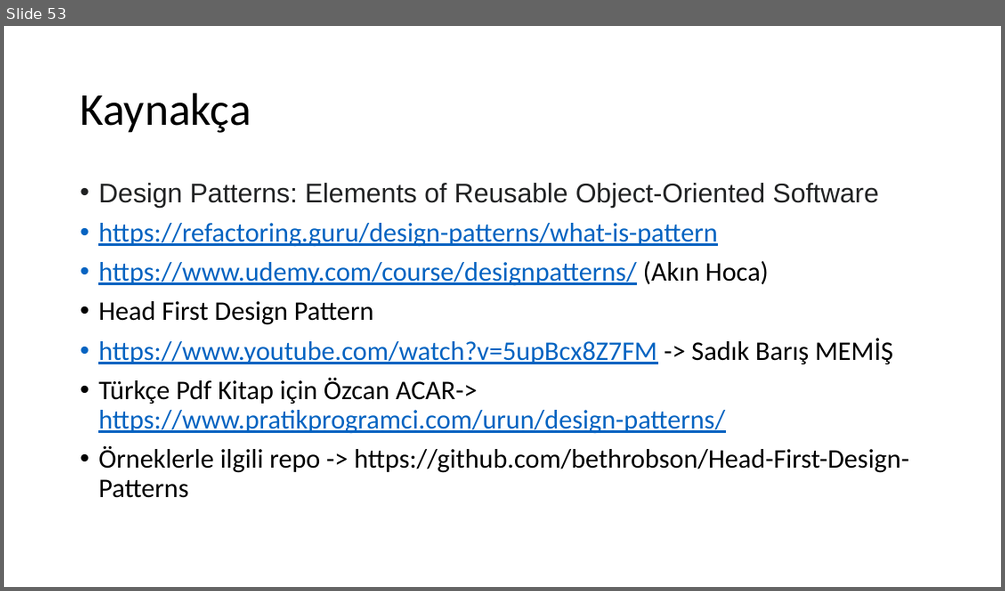
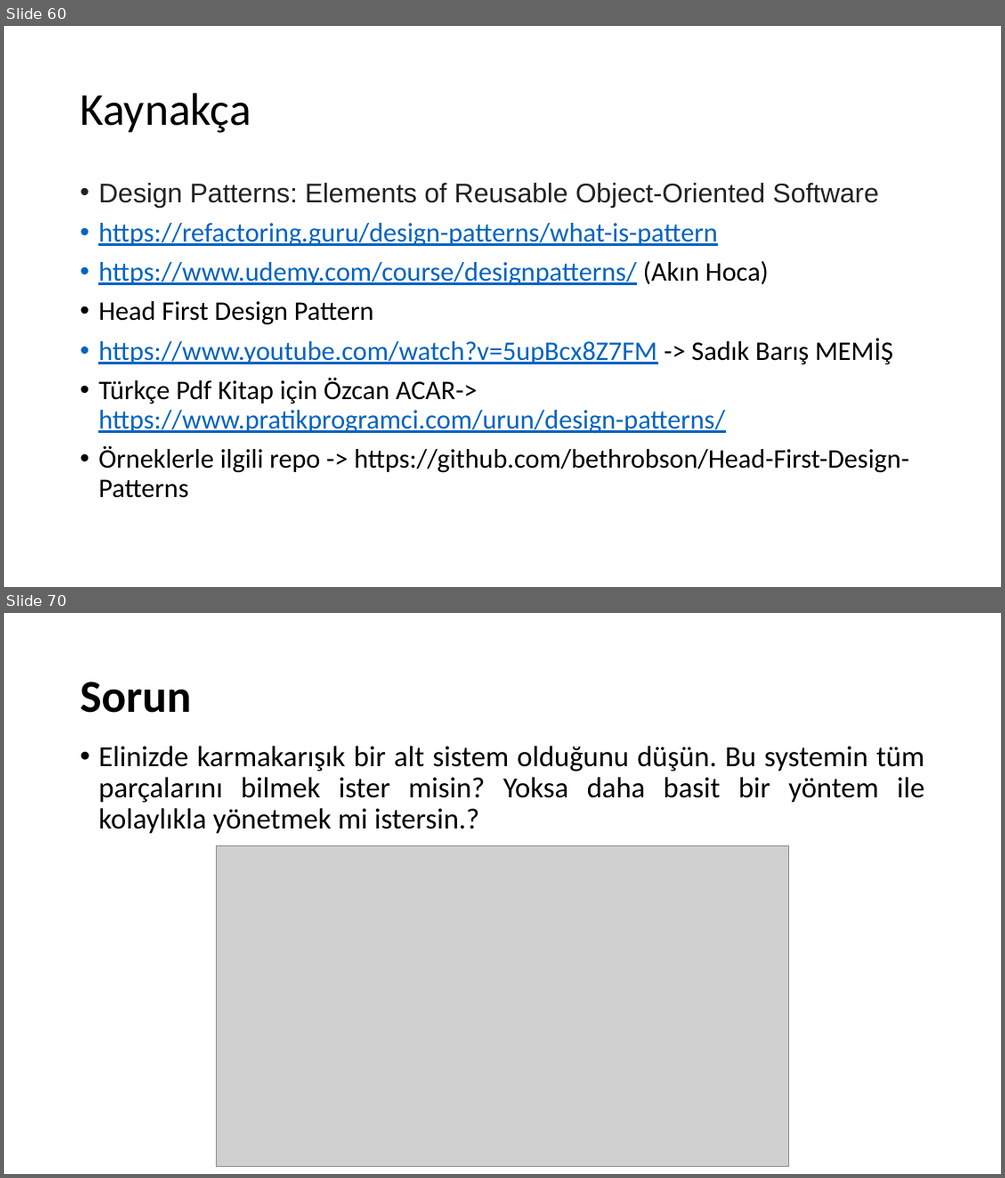
Before and after one commit to umiitkose/DesignPattern-Umiitkose, a slide deck: Tasarımdesenleri.pptx. Shown one above the other, each under a label of ours: slide 53 before the commit, slides 60 and 70 after it; the slides between them are not shown. The pictures are 1005x591 and 1005x1178 pixels, drawn with LibreOffice and Linux fonts; fonts in the diff are those of the drawing; grey boxes stand for pictures. Boxes give left, top, right and bottom in pixels: in the first picture for what was removed or moved away, otherwise in the second. Text is boxed around its words. In the diff, an @@ line names an element or a change of style, - is before the commit and + after.

```diff
--- a/Tasarımdesenleri.pptx
+++ b/Tasarımdesenleri.pptx
@@ slide 70 added at <box>4,613,1001,1174</box>, background #FFFFFF @@
@@ title added at <box>80,682,191,713</box>, 44 pt, text #000000, bold @@
+Sorun
@@ text added at <box>98,746,924,834</box>, 28 pt, text #000000 @@
+• Elinizde karmakarışık bir alt sistem olduğunu düşün. Bu systemin tüm parçalarını bilmek ister misin? Yoksa daha basit bir yöntem ile kolaylıkla yönetmek mi istersin.?
@@ picture added at <box>216,846,788,1167</box> @@
@@ what was slide 53 is now slide 60 @@
```
Also in this commit, not shown: 21 other slides added.
